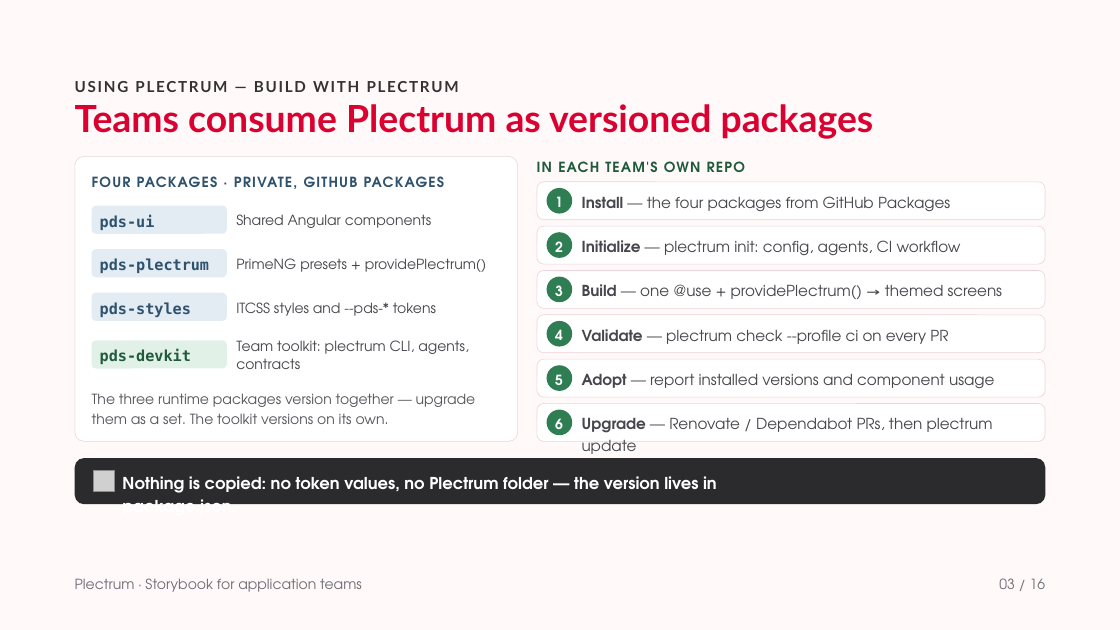
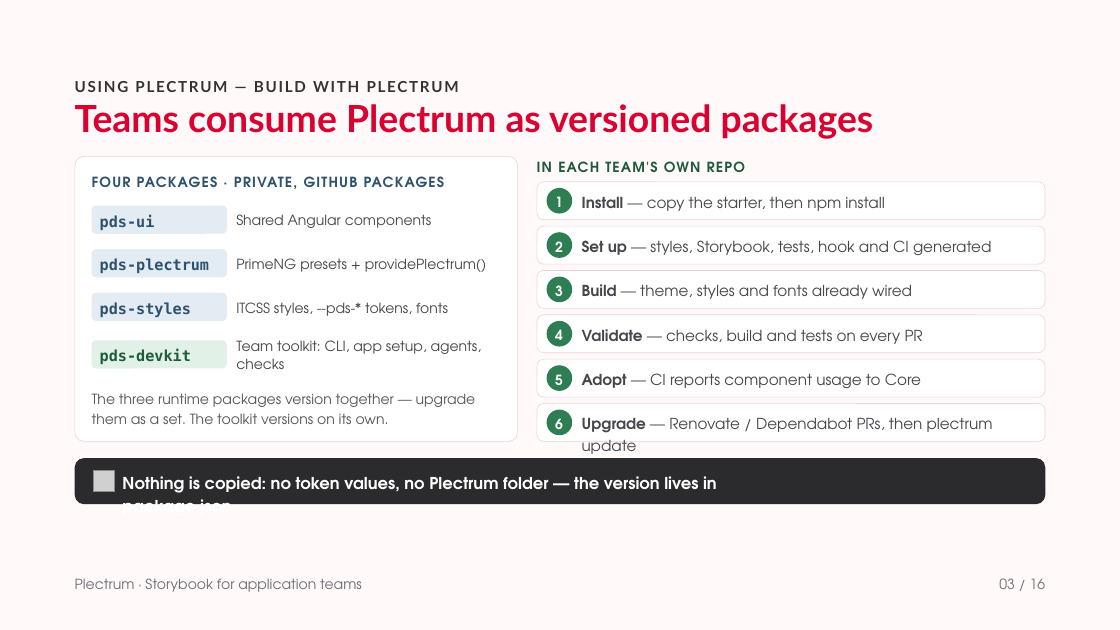
Before and after one commit to solidaris-danielbodigil/solidaris-plectrum, a slide deck: slide 3 of docs/Storybook for application teams.pptx. Drawn at 1120x630 pixels with LibreOffice and Linux fonts; fonts in the diff are those of the drawing; grey boxes stand for pictures. Boxes give left, top, right and bottom in pixels: in the first picture for what was removed or moved away, otherwise in the second. Text is boxed around its words. In the diff, an @@ line names an element or a change of style, - is before the commit and + after.

```diff
--- a/docs/Storybook for application teams.pptx
+++ b/docs/Storybook for application teams.pptx
@@ text at [582,197,884,211]: text changed @@
-Install — the four packages from GitHub Packages
+Install — copy the starter, then npm install
@@ text at [582,240,992,255]: text changed @@
-Initialize — plectrum init: config, agents, CI workflow
+Set up — styles, Storybook, tests, hook and CI generated
@@ text at [582,284,912,299]: text changed @@
-Build — one @use + providePlectrum() → themed screens
+Build — theme, styles and fonts already wired
@@ text at [236,302,448,316]: text changed @@
-ITCSS styles and --pds-* tokens
+ITCSS styles, --pds-* tokens, fonts
@@ text at [582,329,923,344]: text changed @@
-Validate — plectrum check --profile ci on every PR
+Validate — checks, build and tests on every PR
@@ text at [236,340,482,369]: text changed @@
-Team toolkit: plectrum CLI, agents, contracts
+Team toolkit: CLI, app setup, agents, checks
@@ text at [582,373,921,388]: text changed @@
-Adopt — report installed versions and component usage
+Adopt — CI reports component usage to Core
```
Also in this commit, not shown: 8 other slides changed.
